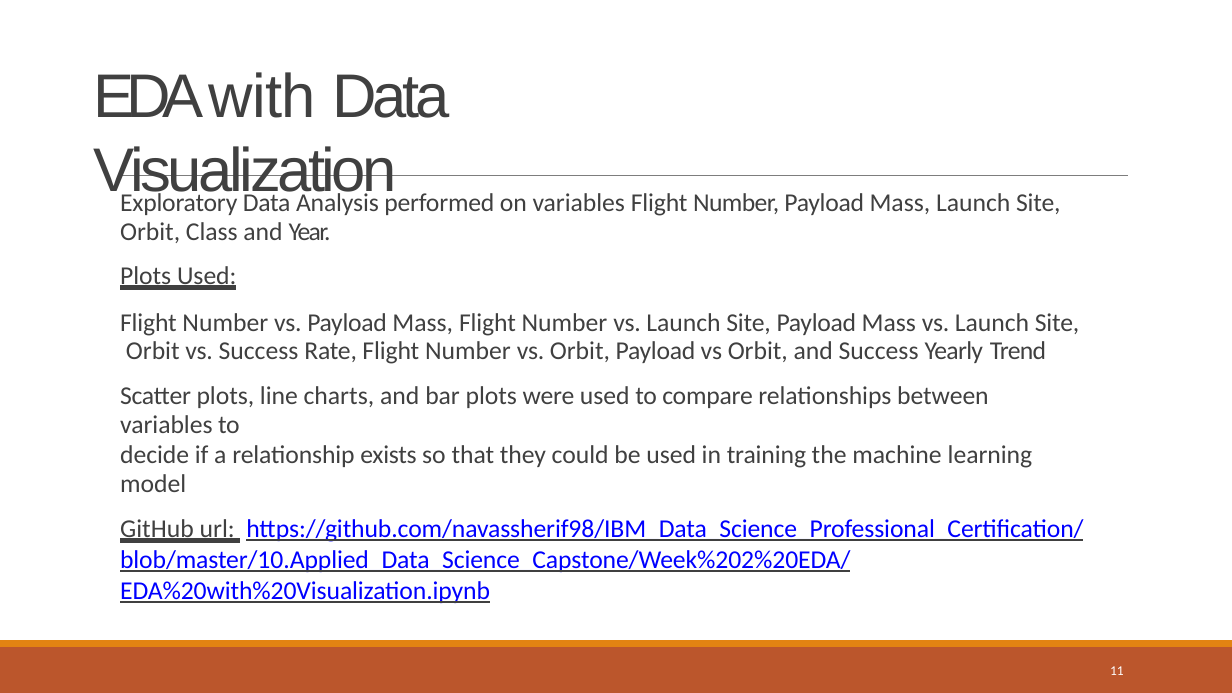
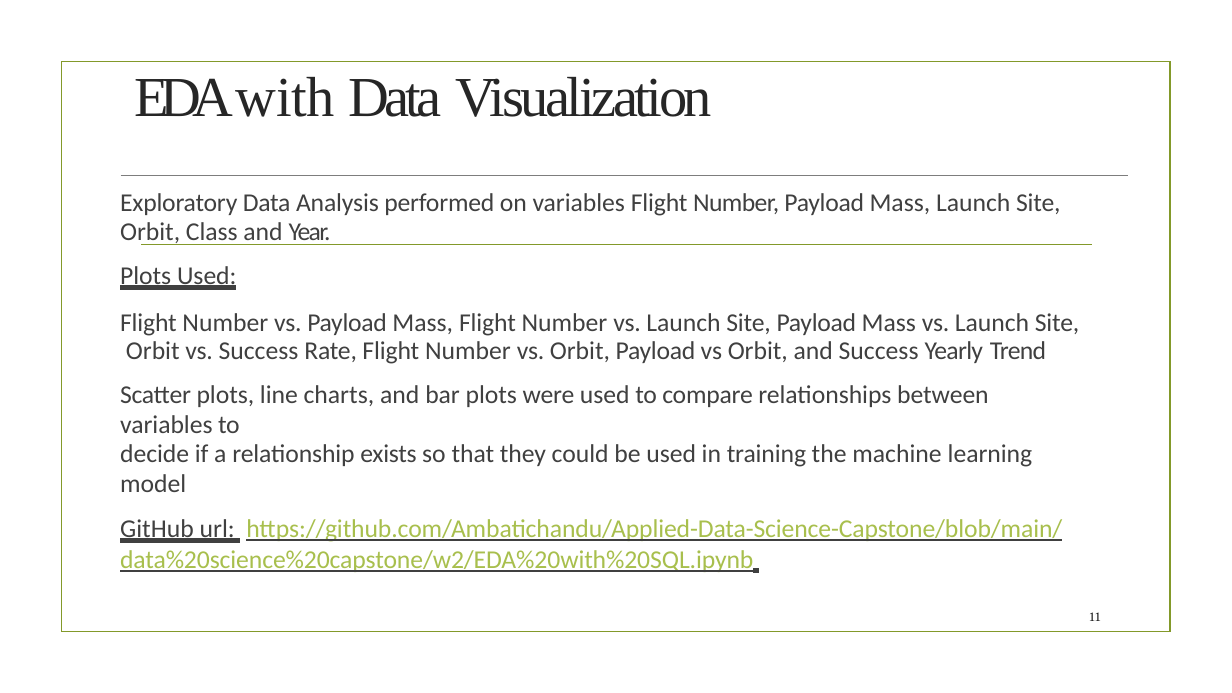
Before and after one commit to Ambatichandu/Applied-Data-Science-Capstone, a slide deck: slide 11 of data science capstone/w5/Data Science Journey.pptx. Drawn at 1232x693 pixels with LibreOffice and Linux fonts; fonts in the diff are those of the drawing; background and template pictures are left out. Boxes give left, top, right and bottom in pixels: in the first picture for what was removed or moved away, otherwise in the second. Text is boxed around its words. In the diff, an @@ line names an element or a change of style, - is before the commit and + after.

```diff
--- a/data science capstone/w5/Data Science Journey.pptx
+++ b/data science capstone/w5/Data Science Journey.pptx
@@ title "EDA with Data Visualization" at [134,77,712,117]: size 48 to 44 pt, font Arial to Times New Roman, text colour #404040 to #262626; alignment left to centre; vertical alignment top to middle @@
@@ rectangle added at [61,62,1170,632], outline #83992A 1.25 pt @@
@@ line added from (141, 245) to (1092, 245), #83992A 1.25 pt @@
@@ text at [120,519,1062,572]: text changed; text colour #0000FF to #A8BF4D @@
-GitHub url: https://github.com/navassherif98/IBM_Data_Science_Professional_Certification/blob/master/10.Applied_Data_Science_Capstone/Week%202%20EDA/EDA%20with%20Visualization.ipynb
+GitHub url: https://github.com/Ambatichandu/Applied-Data-Science-Capstone/blob/main/data%20science%20capstone/w2/EDA%20with%20SQL.ipynb
@@ page number: place and size @@
-page number at [1110,666,1124,675]
+page number at [1089,612,1101,621]
@@ page number at [1089,612,1101,621]: size 10.5 to 10 pt, font Calibri to Times New Roman, text colour #FFFFFF to #000000; alignment left to right; vertical alignment top to middle @@
@@ freeform shape removed at [0,647,1232,693] @@
@@ freeform shape removed at [0,640,1232,647] @@
```
Also in this commit, not shown: 46 other slides changed.
